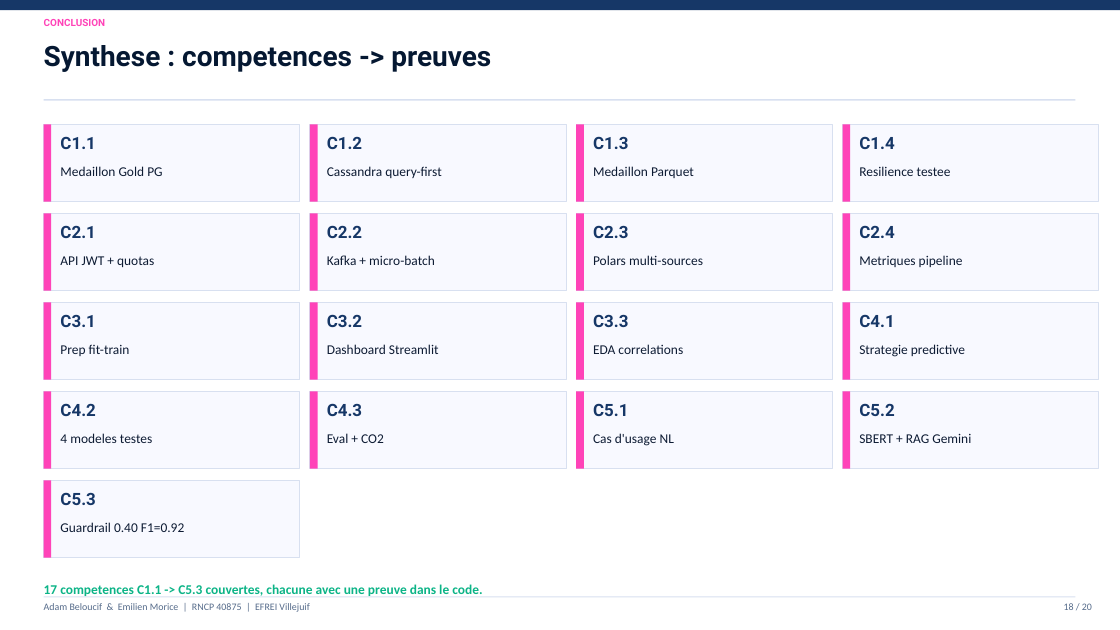
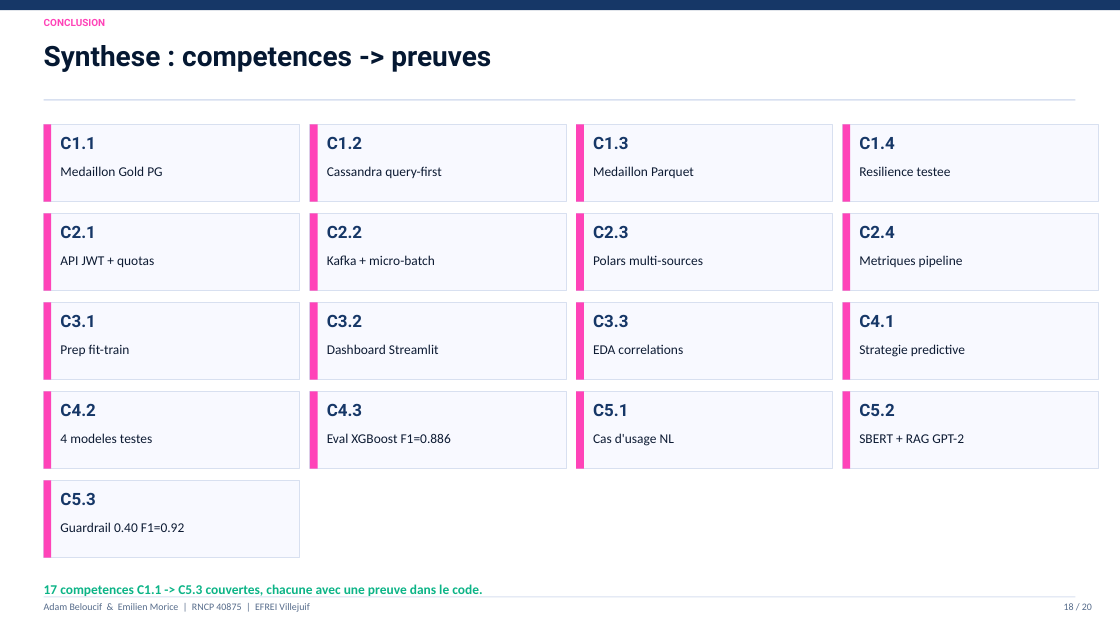
Before and after one commit to Adam-Blf/Soutenance-M1, a slide deck: slide 18 of Soutenance_Bloc1-2_Adam_Emilien.pptx. Drawn at 1120x630 pixels with LibreOffice and Linux fonts; fonts in the diff are those of the drawing. Boxes give left, top, right and bottom in pixels: in the first picture for what was removed or moved away, otherwise in the second. Text is boxed around its words. In the diff, an @@ line names an element or a change of style, - is before the commit and + after.

Commit message:
fix: update all slides with real metrics from codebase (#7)
- UDE: 82 sources (not 24), 4 familles mobilite/vie_quotidienne/environnement/logement
- Maintenance: real XGBoost scores F1=0.886 ROC-AUC=0.995, real fit times
- IA Pero: 447 cocktails (not 612), GPT-2 not Gemini, guardrail 0.40 not 0.35
- Replace CO2 column (no data) with CV F1 5-fold (real values)
- Fix cache type: JSON MD5 not SQLite

```diff
--- a/Soutenance_Bloc1-2_Adam_Emilien.pptx
+++ b/Soutenance_Bloc1-2_Adam_Emilien.pptx
@@ text at (327, 433, 451, 443): text changed @@
-Eval + CO2
+Eval XGBoost F1=0.886
@@ text at (859, 434, 964, 443): text changed @@
-SBERT + RAG Gemini
+SBERT + RAG GPT-2
```
Also in this commit, not shown: 6 other slides changed, 1 other file.
